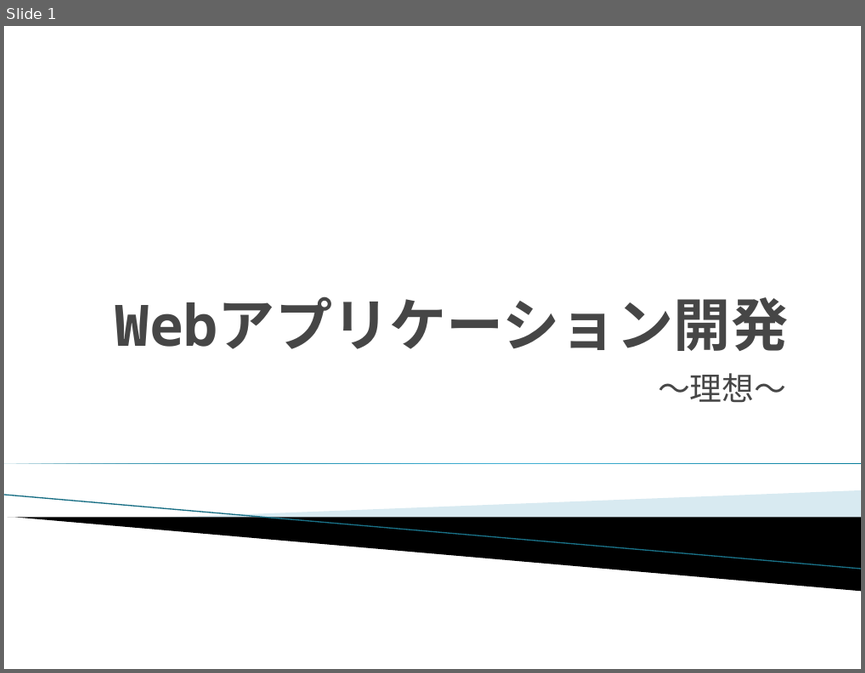
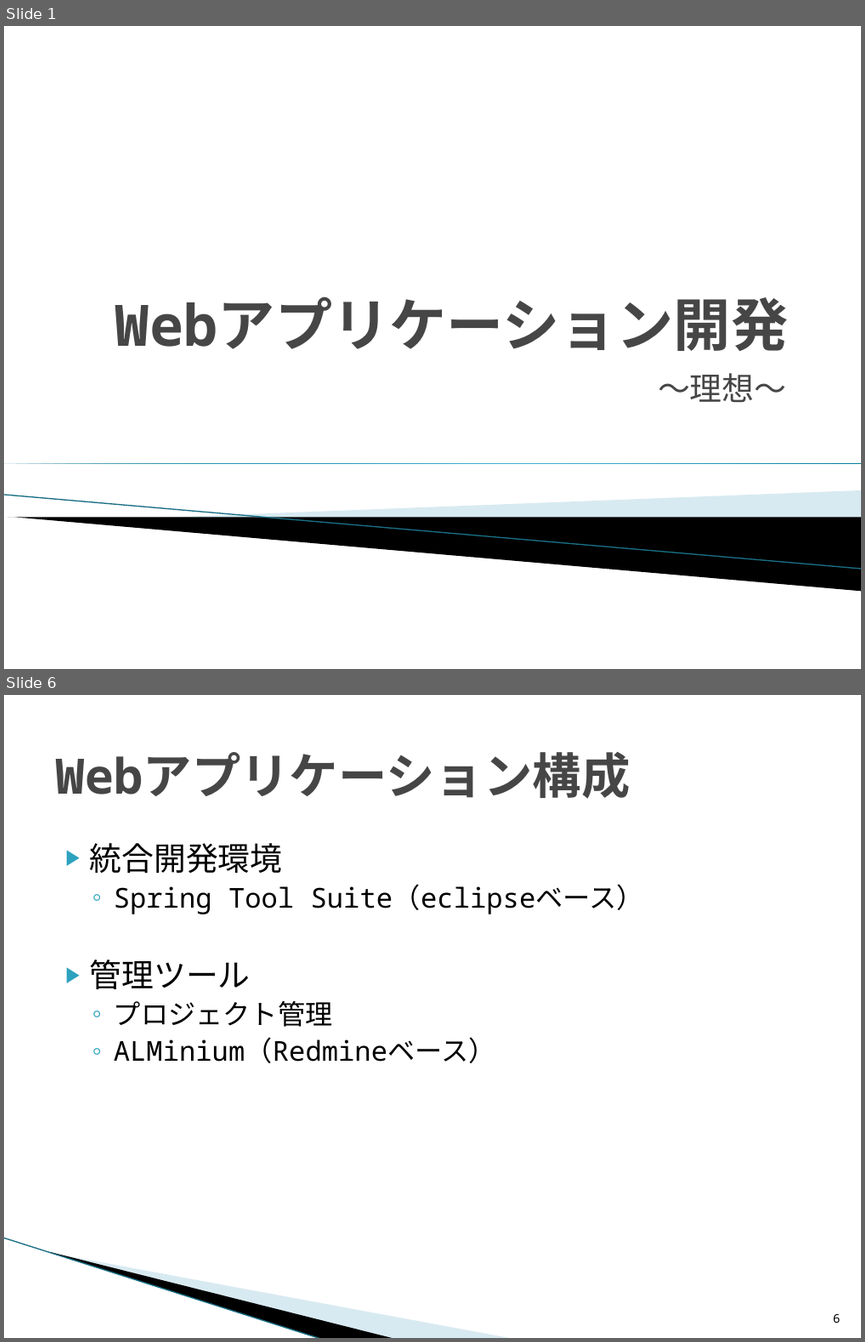
Before and after one commit to around7days/AppFreeMemo, a slide deck: Webアプリケーション構成.pptx. Shown one above the other, each under a label of ours: slide 1 before the commit, slides 1 and 6 after it; the slides between them are not shown. The pictures are 865x673 and 865x1342 pixels, drawn with LibreOffice and Linux fonts; fonts in the diff are those of the drawing; background and template pictures are left out. Boxes give left, top, right and bottom in pixels: in the first picture for what was removed or moved away, otherwise in the second. Text is boxed around its words. In the diff, an @@ line names an element or a change of style, - is before the commit and + after.

```diff
--- a/Webアプリケーション構成.pptx
+++ b/Webアプリケーション構成.pptx
@@ slide 6 added at <box>4,695,861,1338</box>, background #FFFFFF @@
@@ title added at <box>55,752,630,799</box>, 41 pt, text #464646, bold @@
+Webアプリケーション構成
@@ text added at <box>90,843,644,1063</box>, 23 pt, text #000000 @@
+▶ 統合開発環境
+  ◦ Spring Tool Suite（eclipseベース）
+▶ 管理ツール
+  ◦ プロジェクト管理
+  ◦ ALMinium（Redmineベース）
@@ line added from (4, 1237) to (322, 1338), #97C5D8 0.95 pt @@
@@ freeform shape added at <box>49,1251,396,1338</box>, fill #000000 @@
@@ freeform shape added at <box>51,1252,514,1338</box>, fill #A0CBDC at 40% opacity @@
@@ page number added at <box>833,1314,840,1322</box>, 10 pt, text #000000 @@
+6
```
Also in this commit, not shown: 4 slides changed.
